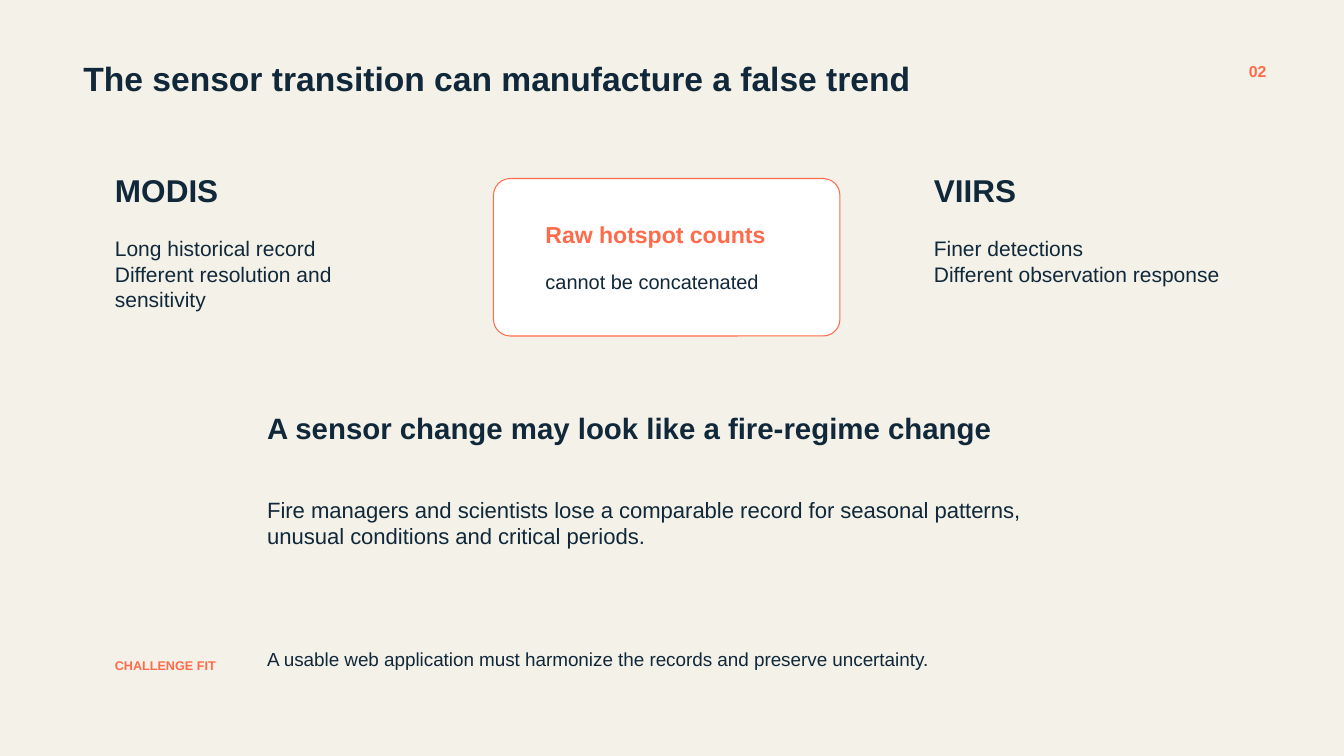
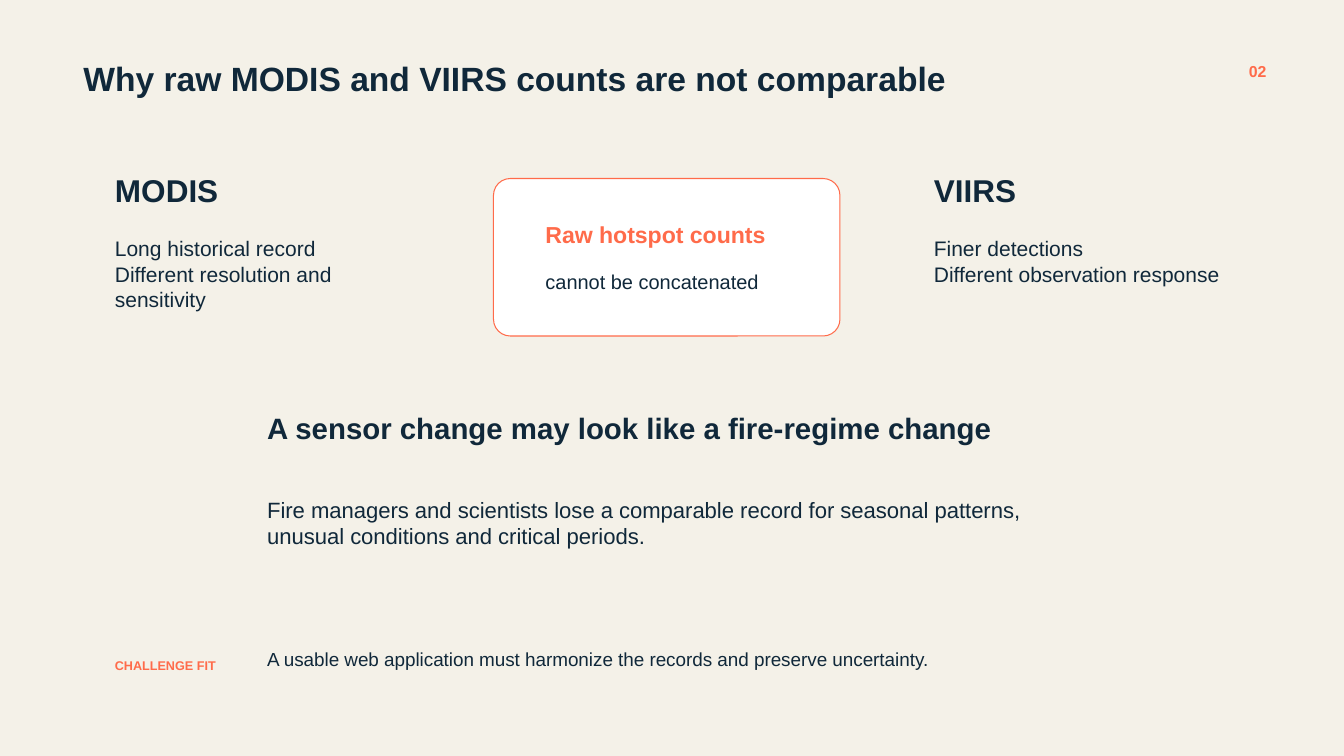
Before and after one commit to CSHub-Project/NASA-2026-QORVEX-Challenge-09, a slide deck: slide 2 of submission/demo/fyrora-space-apps-demo.pptx. Drawn at 1344x756 pixels with LibreOffice and Linux fonts; fonts in the diff are those of the drawing. Boxes give left, top, right and bottom in pixels: in the first picture for what was removed or moved away, otherwise in the second. Text is boxed around its words. In the diff, an @@ line names an element or a change of style, - is before the commit and + after.

```diff
--- a/submission/demo/fyrora-space-apps-demo.pptx
+++ b/submission/demo/fyrora-space-apps-demo.pptx
@@ text at <box>83,66,946,98</box>: text changed @@
-The sensor transition can manufacture a false trend
+Why raw MODIS and VIIRS counts are not comparable
```
Also in this commit, not shown: 6 other slides changed, 11 other files.
